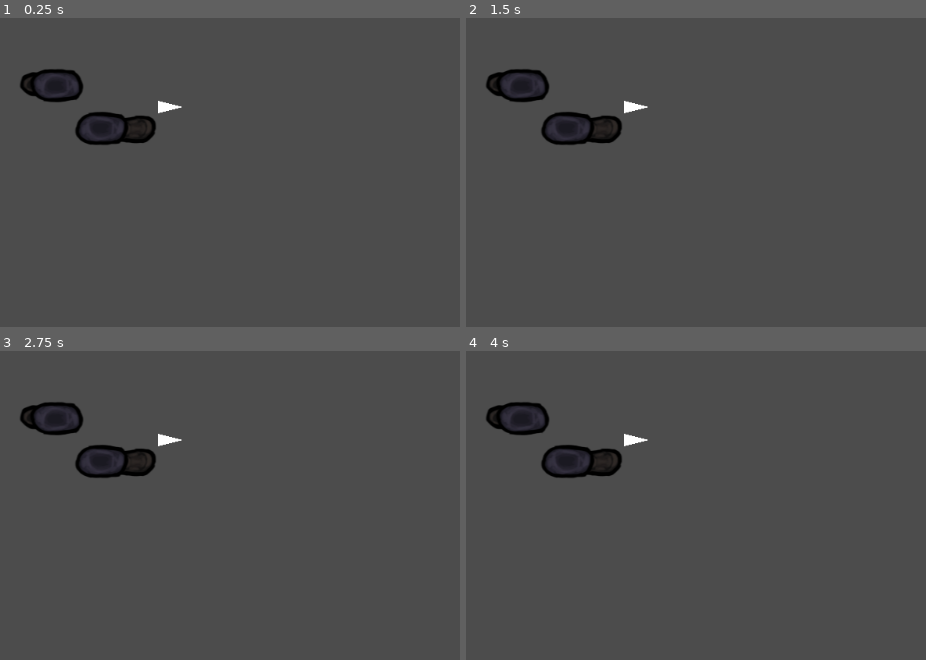
Above: before the commit, frames 1-4 (two rows, left to right).
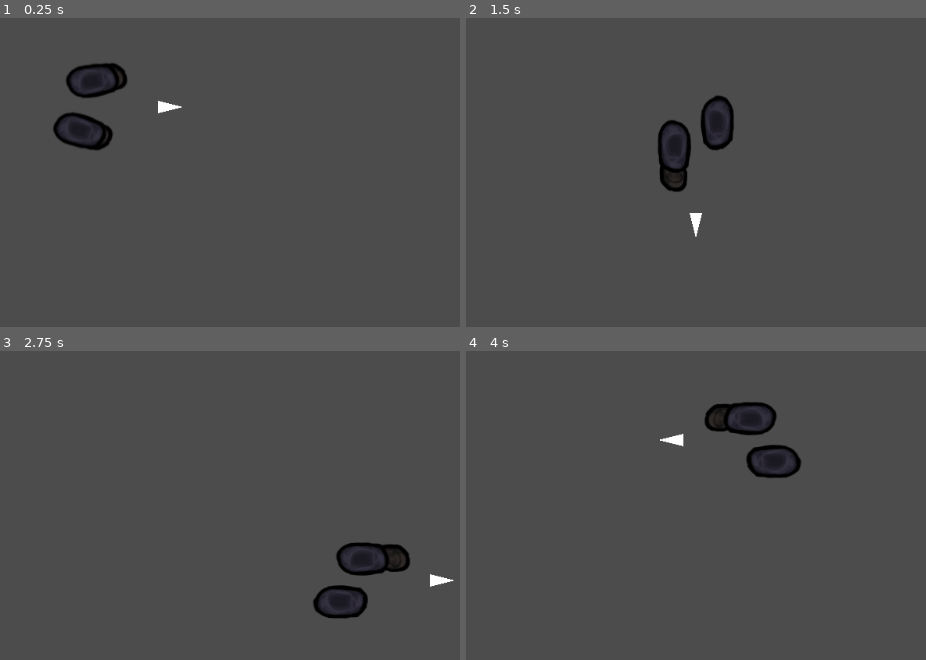
Above: after the commit, the same moments.

Repository: HassanHeydariNasab/du
Game: Godot game, scene res://Game.tscn
Same seed, same stepped clock (60 frames per second), same inputs: the game is played once before the commit and once after it.
Inputs:
- Up to frame 1 (0.25 s): no input
- Up to frame 2 (1.5 s): tap Enter at 0.5 s; hold Right (right0, bound only after the commit) 0.53-1.28 s; hold Down (down0, bound only after the commit) from 1.28 s (still down)
- Up to frame 3 (2.75 s): release Down (down0, bound only after the commit) at 2.03 s; hold Right (right0, bound only after the commit) from 2.03 s (still down)
- Up to frame 4 (4 s): release Right (right0, bound only after the commit) at 2.78 s; hold Up (up0, bound only after the commit) 2.78-3.53 s; hold Left (left0, bound only after the commit) from 3.53 s (still down)

The runs differ from the first frame. In frame 1, 3.8% of the frame differs, in the area x 4-34%, y 14-43%; in frame 2, 5.5%; in frame 3, 5.5%, in the area x 4-99%, y 16-87%; in frame 4, 5.5%.

Commit message:
Fix deadzone

Diff:
--- a/player/Player.gd
+++ b/player/Player.gd
@@ -1,31 +1,27 @@
 extends Node2D
 
 const SPEED = 4
-var axis0: float = 0.0
-var axis1: float = 0.0
+var velocity: Vector2 = Vector2(0.0, 0.0)
 
 func _ready():
 	pass
 
 func _physics_process(delta):
+	velocity = Input.get_vector('left0', 'right0', 'up0', 'down0', 0.1)
+	self.translate(velocity * SPEED)
 
-	self.translate(Vector2(SPEED*axis0, SPEED*axis1))
 
 func _process(delta):
-	if (abs(axis0) > 0.99 or abs(axis1) > 0.99 or abs(axis0)+abs(axis1) > 1.99):
+	if not(velocity.x == 0 and velocity.y == 0):
+		self.set_rotation(atan2(velocity.y, velocity.x))
+	if (abs(velocity.length()) > 0.99):
 		$feet.play('run')
-		print('run')
-	elif (abs(axis0) > 0 or abs(axis1) > 0):
+	elif (abs(velocity.x) > 0 or abs(velocity.y) > 0):
 		$feet.play('walk')
-		print('walk')
+	else:
+		$feet.play('idle')
 
 
 func _input(event):
-	axis0 = Input.get_joy_axis(0, 0)
-	axis1 = Input.get_joy_axis(0, 1)
-#	if (-0.004 > _axis0 or _axis0 > 0.004):
-#		axis0 = _axis0
-#	if (-0.004 > _axis1 or _axis1 > 0.004):
-#		axis1 = _axis1
-	self.set_rotation(atan2(axis1, axis0))
+	pass
 	#print(event.as_text())
--- a/project.godot
+++ b/project.godot
@@ -18,6 +18,33 @@
 
 window/stretch/mode="viewport"
 
+[input]
+
+up0={
+"deadzone": 0.1,
+"events": [ Object(InputEventKey,"resource_local_to_scene":false,"resource_name":"","device":0,"alt":false,"shift":false,"control":false,"meta":false,"command":false,"pressed":false,"scancode":16777232,"physical_scancode":0,"unicode":0,"echo":false,"script":null)
+, Object(InputEventJoypadMotion,"resource_local_to_scene":false,"resource_name":"","device":0,"axis":1,"axis_value":-1.0,"script":null)
+ ]
+}
+down0={
+"deadzone": 0.1,
+"events": [ Object(InputEventKey,"resource_local_to_scene":false,"resource_name":"","device":0,"alt":false,"shift":false,"control":false,"meta":false,"command":false,"pressed":false,"scancode":16777234,"physical_scancode":0,"unicode":0,"echo":false,"script":null)
+, Object(InputEventJoypadMotion,"resource_local_to_scene":false,"resource_name":"","device":0,"axis":1,"axis_value":1.0,"script":null)
+ ]
+}
+left0={
+"deadzone": 0.1,
+"events": [ Object(InputEventKey,"resource_local_to_scene":false,"resource_name":"","device":0,"alt":false,"shift":false,"control":false,"meta":false,"command":false,"pressed":false,"scancode":16777231,"physical_scancode":0,"unicode":0,"echo":false,"script":null)
+, Object(InputEventJoypadMotion,"resource_local_to_scene":false,"resource_name":"","device":0,"axis":0,"axis_value":-1.0,"script":null)
+ ]
+}
+right0={
+"deadzone": 0.1,
+"events": [ Object(InputEventKey,"resource_local_to_scene":false,"resource_name":"","device":0,"alt":false,"shift":false,"control":false,"meta":false,"command":false,"pressed":false,"scancode":16777233,"physical_scancode":0,"unicode":0,"echo":false,"script":null)
+, Object(InputEventJoypadMotion,"resource_local_to_scene":false,"resource_name":"","device":0,"axis":0,"axis_value":1.0,"script":null)
+ ]
+}
+
 [physics]
 
 common/enable_pause_aware_picking=true
